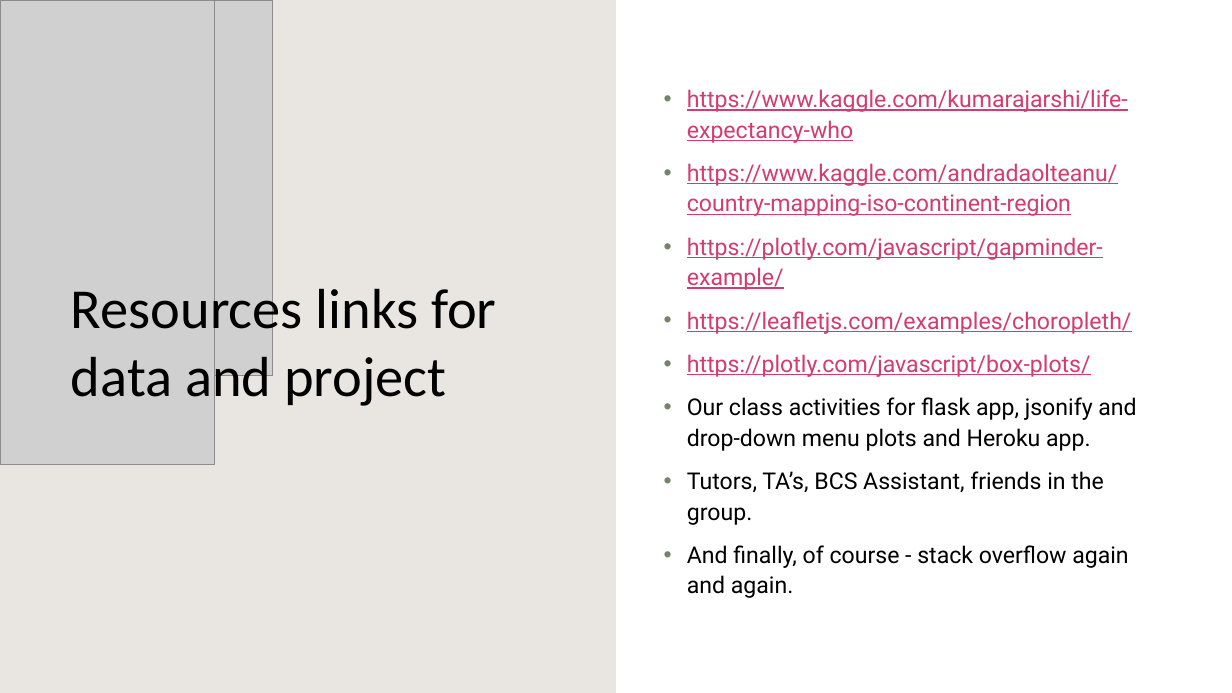
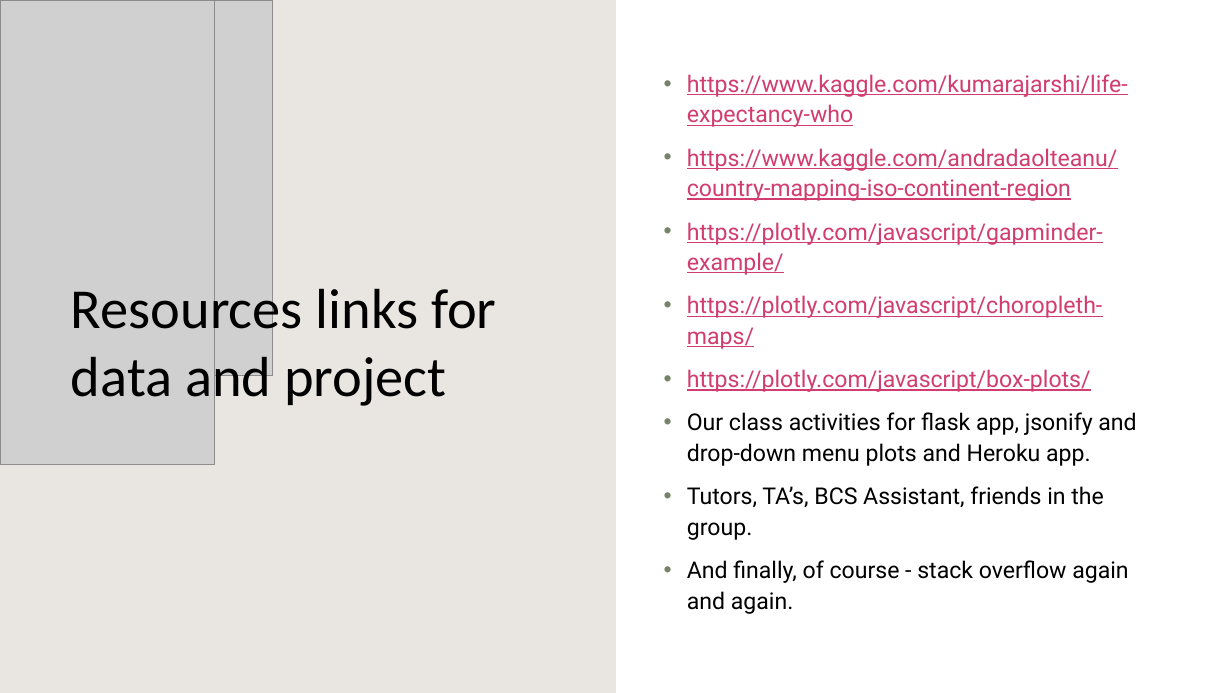
Before and after one commit to nithiyasuresh/LifeExpectancy_Project, a slide deck: slide 3 of Proposal Presentation/Life Expectancy presentation.pptx. Drawn at 1232x693 pixels with LibreOffice and Linux fonts; fonts in the diff are those of the drawing; grey boxes stand for pictures; background and template pictures are left out. Boxes give left, top, right and bottom in pixels: in the first picture for what was removed or moved away, otherwise in the second. Text is boxed around its words. In the diff, an @@ line names an element or a change of style, - is before the commit and + after.

Commit message:
changed link in ppt

```diff
--- a/Proposal Presentation/Life Expectancy presentation.pptx
+++ b/Proposal Presentation/Life Expectancy presentation.pptx
@@ text at <box>687,295,1103,349</box>: text changed @@
-• https://leafletjs.com/examples/choropleth/
+• https://plotly.com/javascript/choropleth-maps/
```
